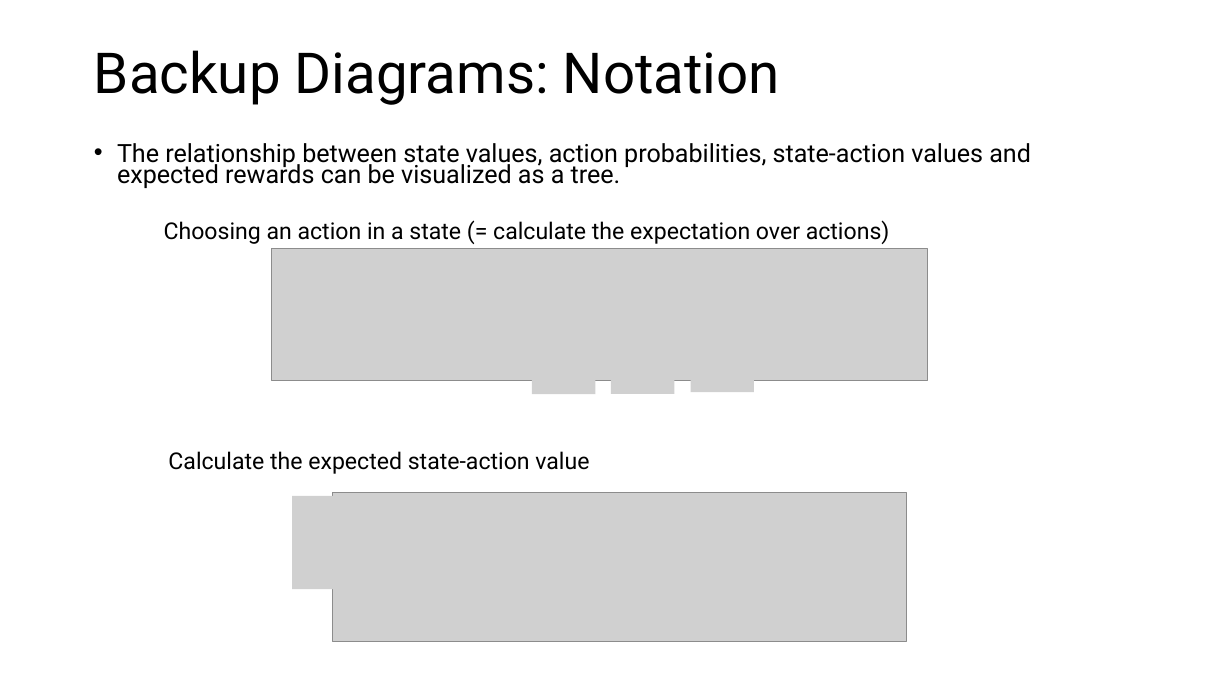
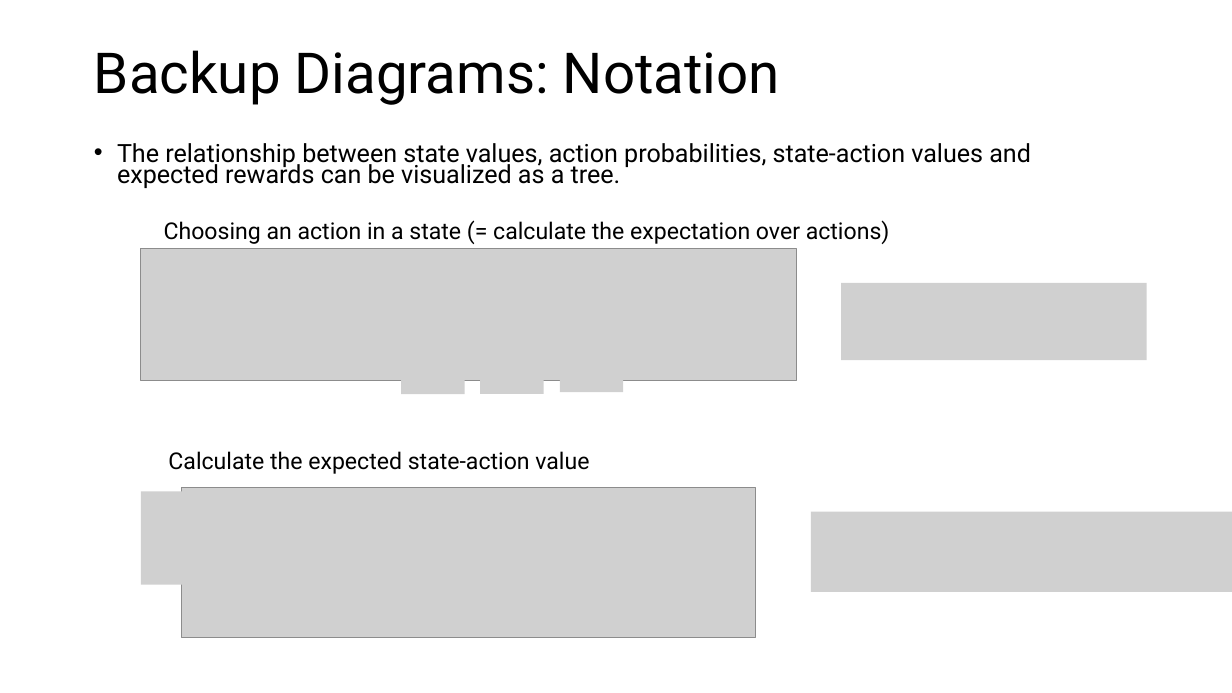
Before and after one commit to mhahsler/Introduction_to_Reinforcement_Learning, a slide deck: slide 20 of slides/Lecture_Chapter03.pptx. Drawn at 1232x693 pixels with LibreOffice and Linux fonts; fonts in the diff are those of the drawing; grey boxes stand for pictures. Boxes give left, top, right and bottom in pixels: in the first picture for what was removed or moved away, otherwise in the second. Text is boxed around its words. In the diff, an @@ line names an element or a change of style, - is before the commit and + after.

```diff
--- a/slides/Lecture_Chapter03.pptx
+++ b/slides/Lecture_Chapter03.pptx
@@ picture: place and size @@
-picture at bbox=[272, 249, 928, 380]
+picture at bbox=[140, 249, 797, 380]
@@ picture added at bbox=[841, 283, 1147, 360] @@
@@ picture added at bbox=[401, 357, 465, 394] @@
@@ picture added at bbox=[481, 357, 544, 394] @@
@@ picture removed at bbox=[532, 357, 596, 394] @@
@@ picture added at bbox=[560, 355, 624, 392] @@
@@ picture removed at bbox=[611, 357, 675, 394] @@
@@ picture removed at bbox=[690, 355, 754, 392] @@
@@ picture added at bbox=[140, 492, 294, 585] @@
@@ picture: place and size @@
-picture at bbox=[333, 493, 907, 642]
+picture at bbox=[182, 488, 756, 638]
@@ picture removed at bbox=[292, 496, 445, 590] @@
@@ picture added at bbox=[811, 512, 1232, 592] @@
```
Also in this commit, not shown: 13 other slides changed, 1 slide added, 3 other files.
